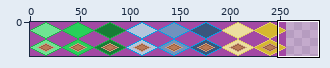
Sprite sheet -- assets/sprites/zonesiso_.png. The first picture is a wide view before the edit; the outline marks the close-up.
Close-up. As it was:
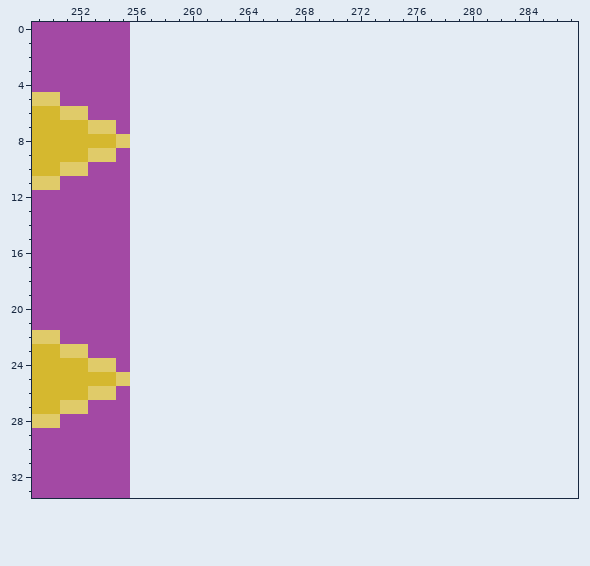
The file is 256x34 pixels. Shown: x 249..287, y 0..33. The old version is drawn lined up with the new one, on the new canvas.
And afterwards:
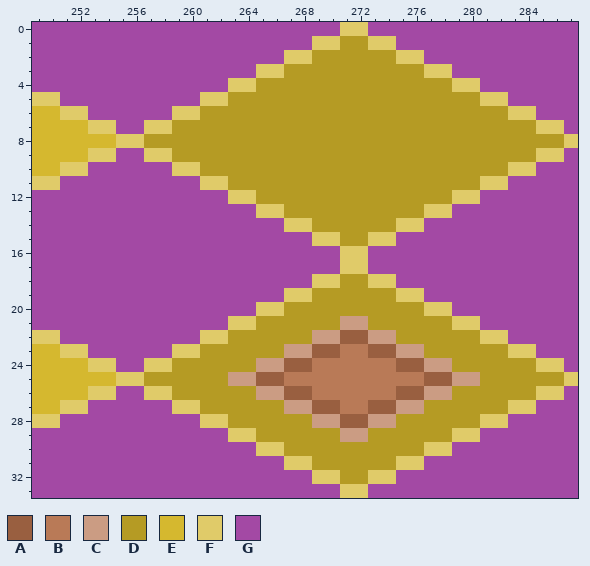
Palette (. is transparent): A #995f40  B #b97a57  C #cb9c83  D #b59b24  E #d5b82f  F #e0cb69  G #a349a4
Edits made:
canvas 256x34 -> 288x34
@@ x 249..287 @@
- 0 GGGGGGG................................
- 1 GGGGGGG................................
- 2 GGGGGGG................................
- 3 GGGGGGG................................
- 4 GGGGGGG................................
- 5 FFGGGGG................................
- 6 EEFFGGG................................
- 7 EEEEFFG................................
- 8 EEEEEEF................................
- 9 EEEEFFG................................
-10 EEFFGGG................................
-11 FFGGGGG................................
-12 GGGGGGG................................
-13 GGGGGGG................................
-14 GGGGGGG................................
-15 GGGGGGG................................
-16 GGGGGGG................................
-17 GGGGGGG................................
-18 GGGGGGG................................
-19 GGGGGGG................................
-20 GGGGGGG................................
-21 GGGGGGG................................
-22 FFGGGGG................................
-23 EEFFGGG................................
-24 EEEEFFG................................
-25 EEEEEEF................................
-26 EEEEFFG................................
-27 EEFFGGG................................
-28 FFGGGGG................................
-29 GGGGGGG................................
-30 GGGGGGG................................
-31 GGGGGGG................................
-32 GGGGGGG................................
-33 GGGGGGG................................
+ 0 GGGGGGGGGGGGGGGGGGGGGGFFGGGGGGGGGGGGGGG
+ 1 GGGGGGGGGGGGGGGGGGGGFFDDFFGGGGGGGGGGGGG
+ 2 GGGGGGGGGGGGGGGGGGFFDDDDDDFFGGGGGGGGGGG
+ 3 GGGGGGGGGGGGGGGGFFDDDDDDDDDDFFGGGGGGGGG
+ 4 GGGGGGGGGGGGGGFFDDDDDDDDDDDDDDFFGGGGGGG
+ 5 FFGGGGGGGGGGFFDDDDDDDDDDDDDDDDDDFFGGGGG
+ 6 EEFFGGGGGGFFDDDDDDDDDDDDDDDDDDDDDDFFGGG
+ 7 EEEEFFGGFFDDDDDDDDDDDDDDDDDDDDDDDDDDFFG
+ 8 EEEEEEFFDDDDDDDDDDDDDDDDDDDDDDDDDDDDDDF
+ 9 EEEEFFGGFFDDDDDDDDDDDDDDDDDDDDDDDDDDFFG
+10 EEFFGGGGGGFFDDDDDDDDDDDDDDDDDDDDDDFFGGG
+11 FFGGGGGGGGGGFFDDDDDDDDDDDDDDDDDDFFGGGGG
+12 GGGGGGGGGGGGGGFFDDDDDDDDDDDDDDFFGGGGGGG
+13 GGGGGGGGGGGGGGGGFFDDDDDDDDDDFFGGGGGGGGG
+14 GGGGGGGGGGGGGGGGGGFFDDDDDDFFGGGGGGGGGGG
+15 GGGGGGGGGGGGGGGGGGGGFFDDFFGGGGGGGGGGGGG
+16 GGGGGGGGGGGGGGGGGGGGGGFFGGGGGGGGGGGGGGG
+17 GGGGGGGGGGGGGGGGGGGGGGFFGGGGGGGGGGGGGGG
+18 GGGGGGGGGGGGGGGGGGGGFFDDFFGGGGGGGGGGGGG
+19 GGGGGGGGGGGGGGGGGGFFDDDDDDFFGGGGGGGGGGG
+20 GGGGGGGGGGGGGGGGFFDDDDDDDDDDFFGGGGGGGGG
+21 GGGGGGGGGGGGGGFFDDDDDDCCDDDDDDFFGGGGGGG
+22 FFGGGGGGGGGGFFDDDDDDCCAACCDDDDDDFFGGGGG
+23 EEFFGGGGGGFFDDDDDDCCAABBAACCDDDDDDFFGGG
+24 EEEEFFGGFFDDDDDDCCAABBBBBBAACCDDDDDDFFG
+25 EEEEEEFFDDDDDDCCAABBBBBBBBBBAACCDDDDDDF
+26 EEEEFFGGFFDDDDDDCCAABBBBBBAACCDDDDDDFFG
+27 EEFFGGGGGGFFDDDDDDCCAABBAACCDDDDDDFFGGG
+28 FFGGGGGGGGGGFFDDDDDDCCAACCDDDDDDFFGGGGG
+29 GGGGGGGGGGGGGGFFDDDDDDCCDDDDDDFFGGGGGGG
+30 GGGGGGGGGGGGGGGGFFDDDDDDDDDDFFGGGGGGGGG
+31 GGGGGGGGGGGGGGGGGGFFDDDDDDFFGGGGGGGGGGG
+32 GGGGGGGGGGGGGGGGGGGGFFDDFFGGGGGGGGGGGGG
+33 GGGGGGGGGGGGGGGGGGGGGGFFGGGGGGGGGGGGGGG
Where, in picture pixels (left, top, right, bottom), the same in both close-ups:
added: (130, 22, 578, 498)
